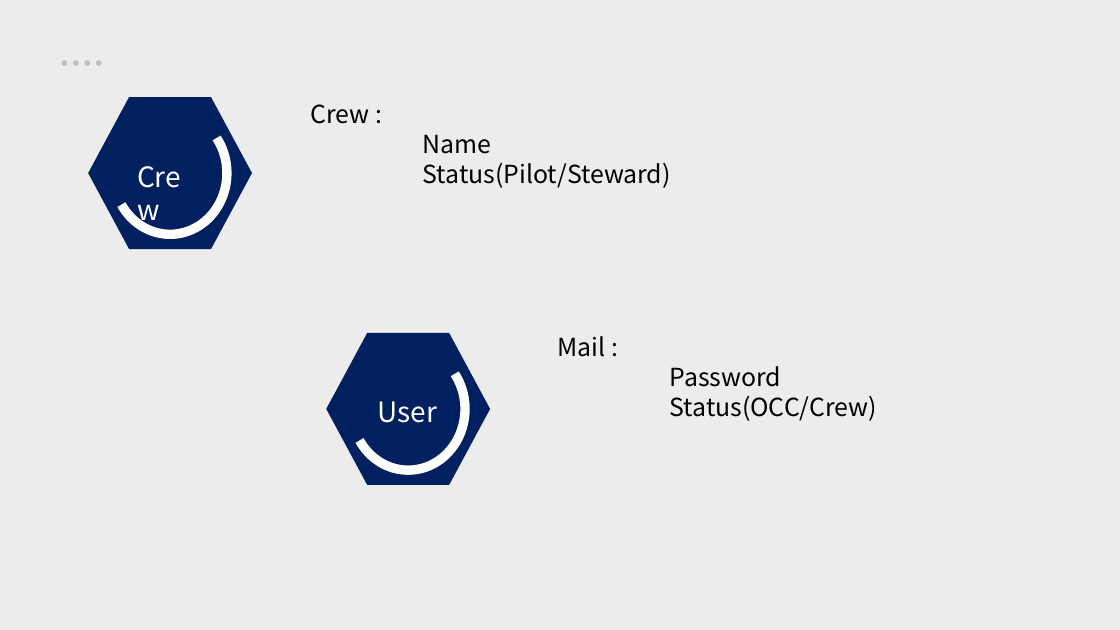
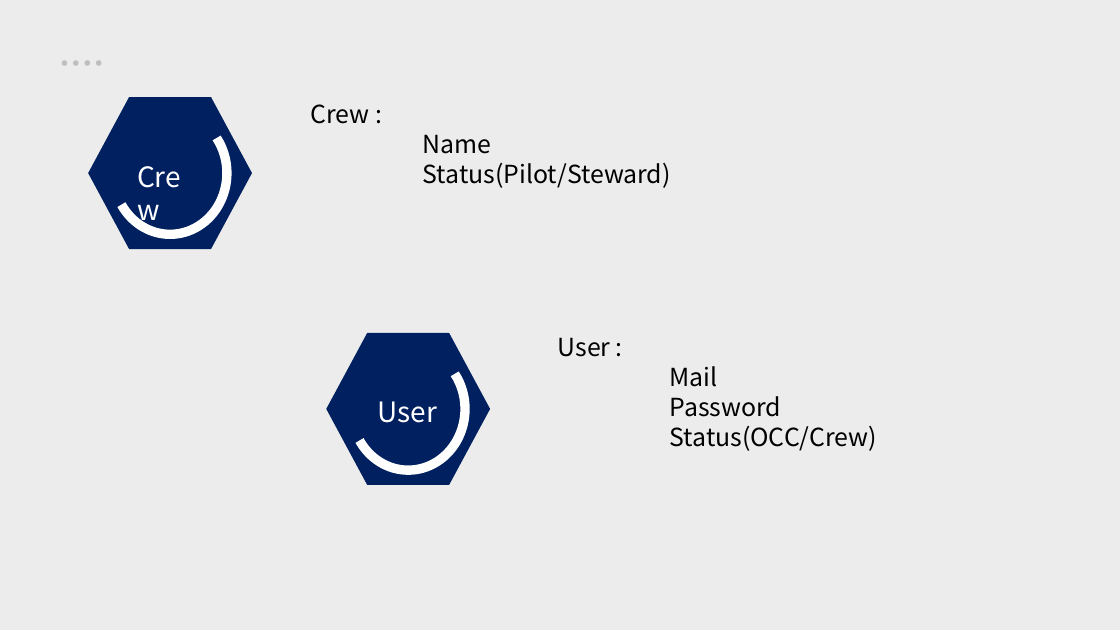
Before and after one commit to Samiaksabi/GL-M1, a slide deck: slide 7 of presentation/presentation.odp. Drawn at 1120x630 pixels with LibreOffice and Linux fonts; fonts in the diff are those of the drawing. Boxes give left, top, right and bottom in pixels: in the first picture for what was removed or moved away, otherwise in the second. Text is boxed around its words. In the diff, an @@ line names an element or a change of style, - is before the commit and + after.

```diff
--- a/presentation/presentation.odp
+++ b/presentation/presentation.odp
@@ text at <box>558,337,718,387</box>: text changed @@
-Mail :
+User :
+Mail
```
Also in this commit, not shown: 1 other slide changed, 6 slides added, 2 slides removed, 18 other files.
